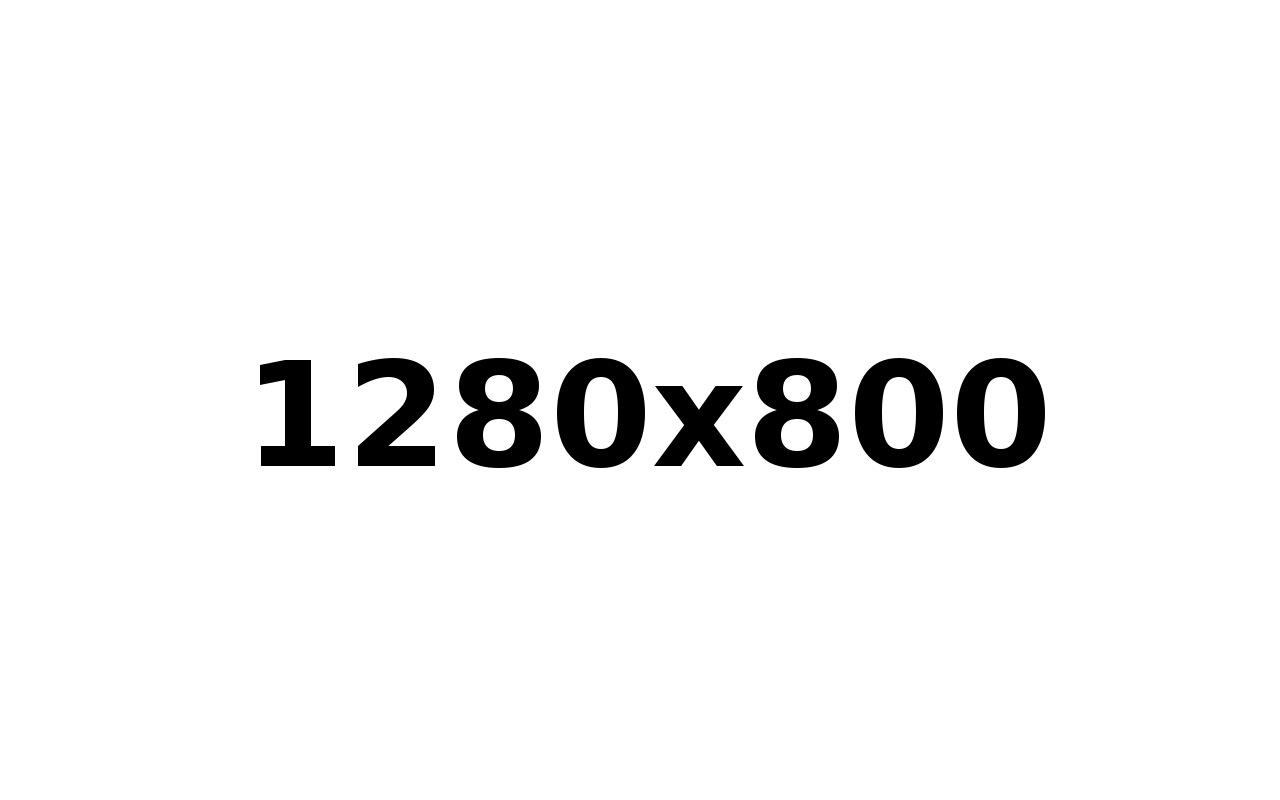
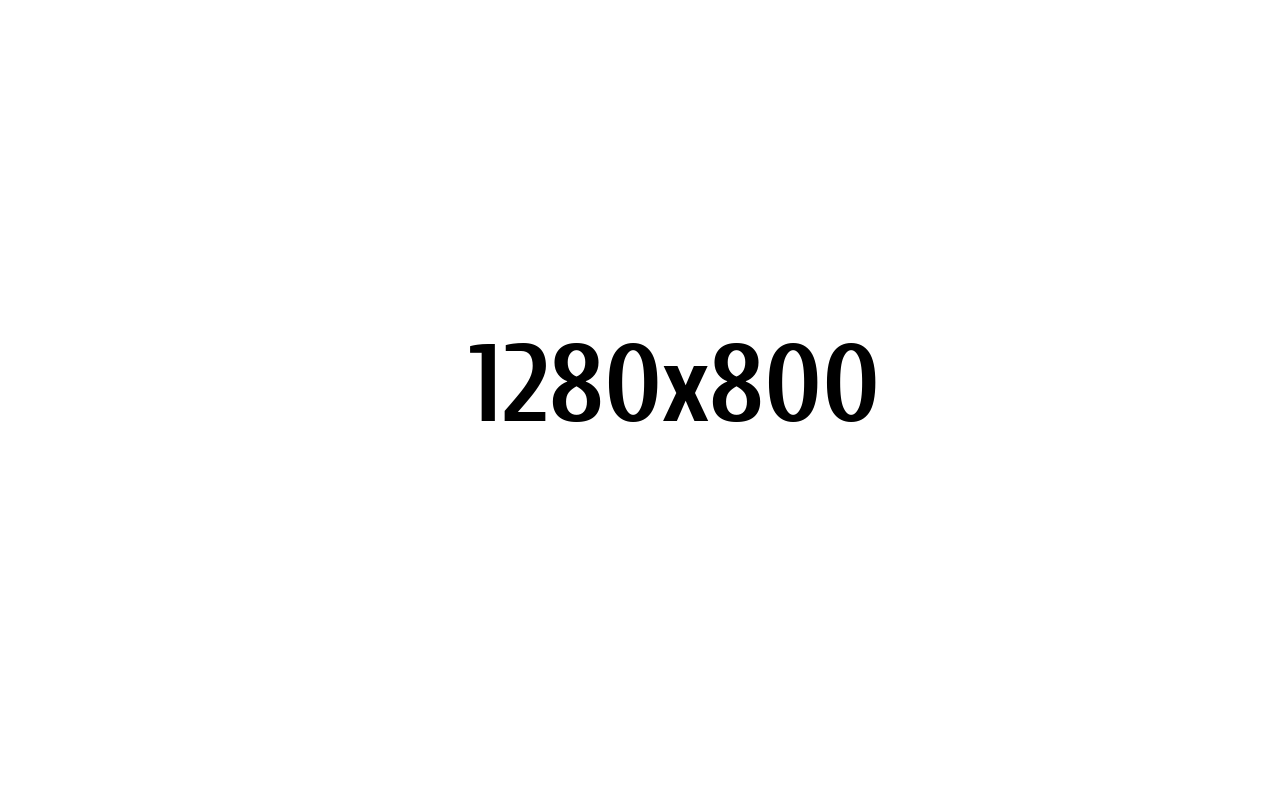
Layers edited between the first and the second 1280 × 800 image:
painted on "1280x800" over <box>260,343,1045,468</box>
